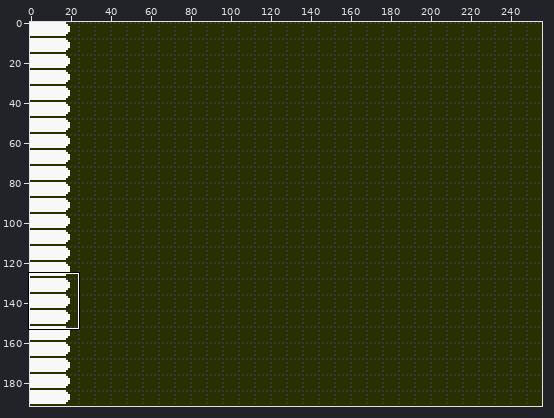
Two versions of one sprite sheet, assets/editScreen/editScreen.png. Above, an overview of the earlier version with the close-up marked.
Close-up. As it was:
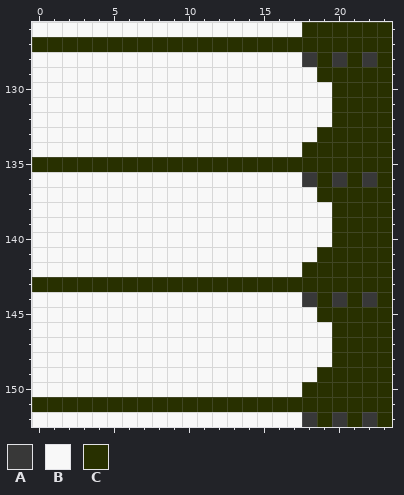
The file is 256x192 pixels. Shown: x 0..23, y 126..152. The commit also changed other parts of the picture, which this record leaves out.
Palette (. is transparent): A #383838  B #f8f8f8  C #283000
Pixels before, first column x 0:
126 BBBBBBBBBBBBBBBBBBCCCCCC
127 CCCCCCCCCCCCCCCCCCCCCCCC
128 BBBBBBBBBBBBBBBBBBACACAC
129 BBBBBBBBBBBBBBBBBBBCCCCC
130 BBBBBBBBBBBBBBBBBBBBCCCC
131 BBBBBBBBBBBBBBBBBBBBCCCC
132 BBBBBBBBBBBBBBBBBBBBCCCC
133 BBBBBBBBBBBBBBBBBBBCCCCC
134 BBBBBBBBBBBBBBBBBBCCCCCC
135 CCCCCCCCCCCCCCCCCCCCCCCC
136 BBBBBBBBBBBBBBBBBBACACAC
137 BBBBBBBBBBBBBBBBBBBCCCCC
138 BBBBBBBBBBBBBBBBBBBBCCCC
139 BBBBBBBBBBBBBBBBBBBBCCCC
140 BBBBBBBBBBBBBBBBBBBBCCCC
141 BBBBBBBBBBBBBBBBBBBCCCCC
142 BBBBBBBBBBBBBBBBBBCCCCCC
143 CCCCCCCCCCCCCCCCCCCCCCCC
144 BBBBBBBBBBBBBBBBBBACACAC
145 BBBBBBBBBBBBBBBBBBBCCCCC
146 BBBBBBBBBBBBBBBBBBBBCCCC
147 BBBBBBBBBBBBBBBBBBBBCCCC
148 BBBBBBBBBBBBBBBBBBBBCCCC
149 BBBBBBBBBBBBBBBBBBBCCCCC
150 BBBBBBBBBBBBBBBBBBCCCCCC
151 CCCCCCCCCCCCCCCCCCCCCCCC
152 BBBBBBBBBBBBBBBBBBACACAC
After:
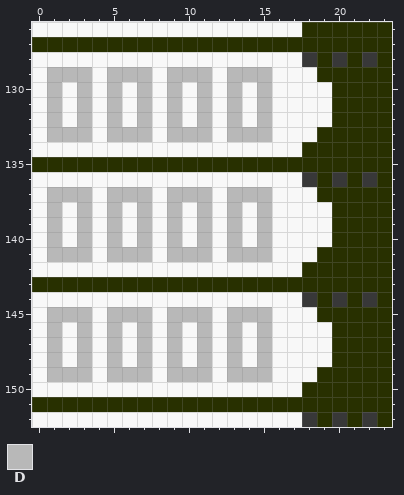
Colours new in this view: D #b8b8b8
Diff:
Changed rows in their new state; - is an unchanged pixel.
first column x 1:
129 DDD-DDD-DDD-DDD
130 D-D-D-D-D-D-D-D
131 D-D-D-D-D-D-D-D
132 D-D-D-D-D-D-D-D
133 DDD-DDD-DDD-DDD
first column x 1:
137 DDD-DDD-DDD-DDD
138 D-D-D-D-D-D-D-D
139 D-D-D-D-D-D-D-D
140 D-D-D-D-D-D-D-D
141 DDD-DDD-DDD-DDD
first column x 1:
145 DDD-DDD-DDD-DDD
146 D-D-D-D-D-D-D-D
147 D-D-D-D-D-D-D-D
148 D-D-D-D-D-D-D-D
149 DDD-DDD-DDD-DDD
